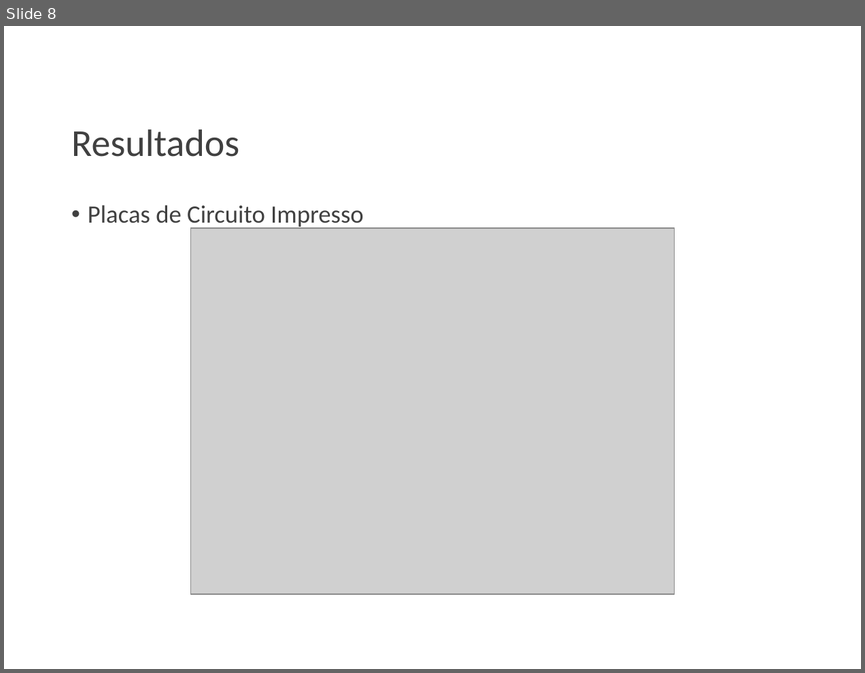
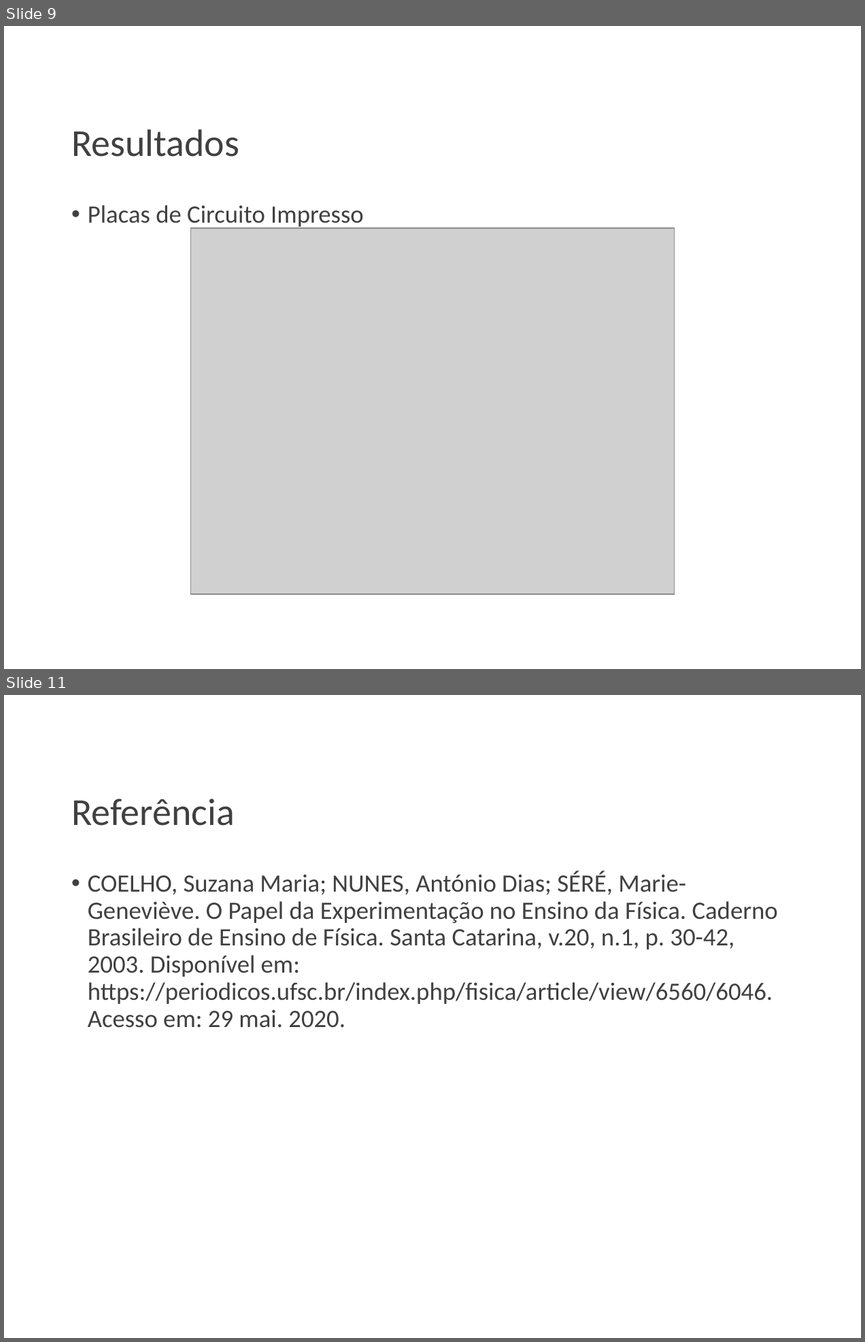
Before and after one commit to ygonb/PIBEX, a slide deck: Vídeo/Slide Lays/Slide Lays.pptx. Shown one above the other, each under a label of ours: slide 8 before the commit, slides 9 and 11 after it; the slides between them are not shown. The pictures are 865x673 and 865x1342 pixels, drawn with LibreOffice and Linux fonts; fonts in the diff are those of the drawing; grey boxes stand for pictures; background and template pictures are left out. Boxes give left, top, right and bottom in pixels: in the first picture for what was removed or moved away, otherwise in the second. Text is boxed around its words. In the diff, an @@ line names an element or a change of style, - is before the commit and + after.

```diff
--- a/Vídeo/Slide Lays/Slide Lays.pptx
+++ b/Vídeo/Slide Lays/Slide Lays.pptx
@@ slide 11 added at <box>4,695,861,1338</box>, background picture (left out) @@
@@ title added at <box>71,798,235,826</box>, 32 pt, text #404040 @@
+Referência
@@ text added at <box>88,871,778,1028</box>, 21 pt, text #404040 @@
+• COELHO, Suzana Maria; NUNES, António Dias; SÉRÉ, Marie-Geneviève. O Papel da Experimentação no Ensino da Física. Caderno Brasileiro de Ensino de Física. Santa Catarina, v.20, n.1, p. 30-42, 2003. Disponível em: https://periodicos.ufsc.br/index.php/fisica/article/view/6560/6046. Acesso em: 29 mai. 2020.
@@ what was slide 8 is now slide 9 @@
```
Also in this commit, not shown: 2 other slides added, 1 slide removed, 34 other files.
